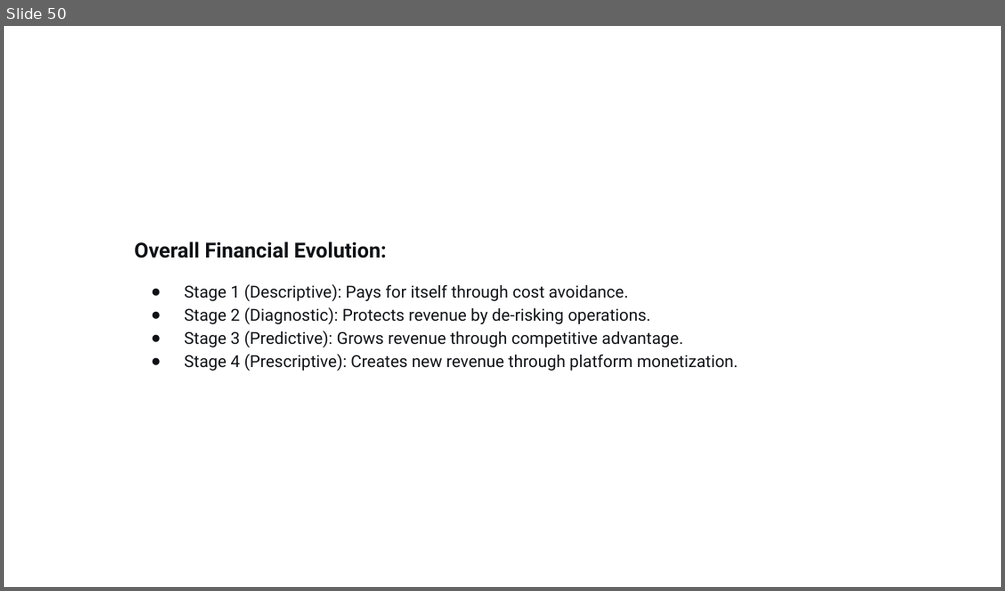
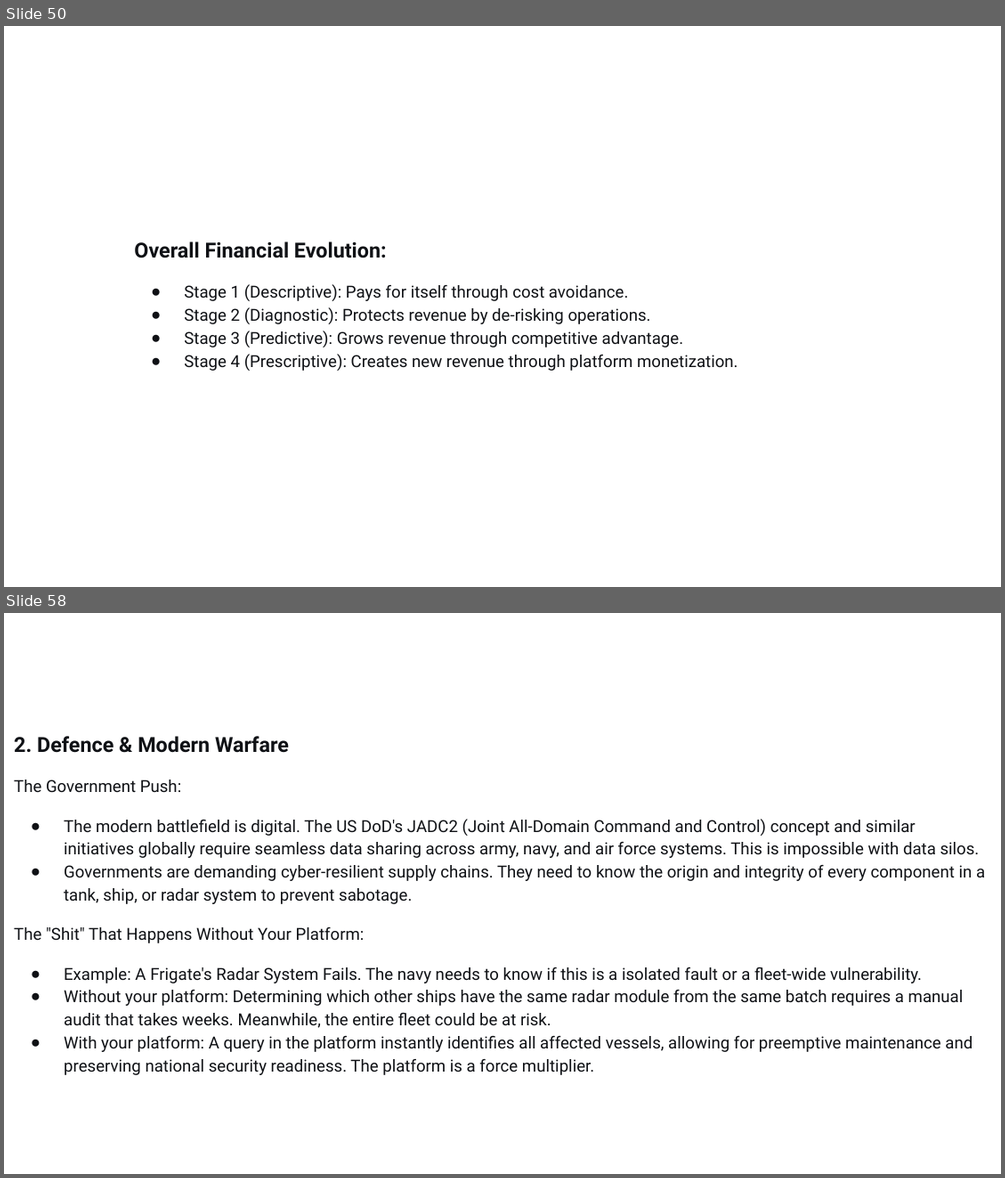
Before and after one commit to victoryapcheeann/random, a slide deck: Presentation.pptx. Shown one above the other, each under a label of ours: slide 50 before the commit, slides 50 and 58 after it; the slides between them are not shown. The pictures are 1005x591 and 1005x1178 pixels, drawn with LibreOffice and Linux fonts; fonts in the diff are those of the drawing. Boxes give left, top, right and bottom in pixels: in the first picture for what was removed or moved away, otherwise in the second. Text is boxed around its words. In the diff, an @@ line names an element or a change of style, - is before the commit and + after.

```diff
--- a/Presentation.pptx
+++ b/Presentation.pptx
@@ slide 58 added at bbox=[4, 613, 1001, 1174], background #FFFFFF @@
@@ text added at bbox=[14, 736, 985, 1075], 12 pt, text #0F1115 @@
+2. Defence & Modern Warfare
+The Government Push:
+● The modern battlefield is digital. The US DoD's JADC2 (Joint All-Domain Command and Control) concept and similar initiatives globally require seamless data sharing across army, navy, and air force systems. This is impossible with data silos.
+● Governments are demanding cyber-resilient supply chains. They need to know the origin and integrity of every component in a tank, ship, or radar system to prevent sabotage.
+The "Shit" That Happens Without Your Platform:
+● Example: A Frigate's Radar System Fails. The navy needs to know if this is a isolated fault or a fleet-wide vulnerability.
+● Without your platform: Determining which other ships have the same radar module from the same batch requires a manual audit that takes weeks. Meanwhile, the entire fleet could be at risk.
+● With your platform: A query in the platform instantly identifies all affected vessels, allowing for preemptive maintenance and preserving national security readiness. The platform is a force multiplier.
```
Also in this commit, not shown: 24 other slides added, 4 slides removed.
